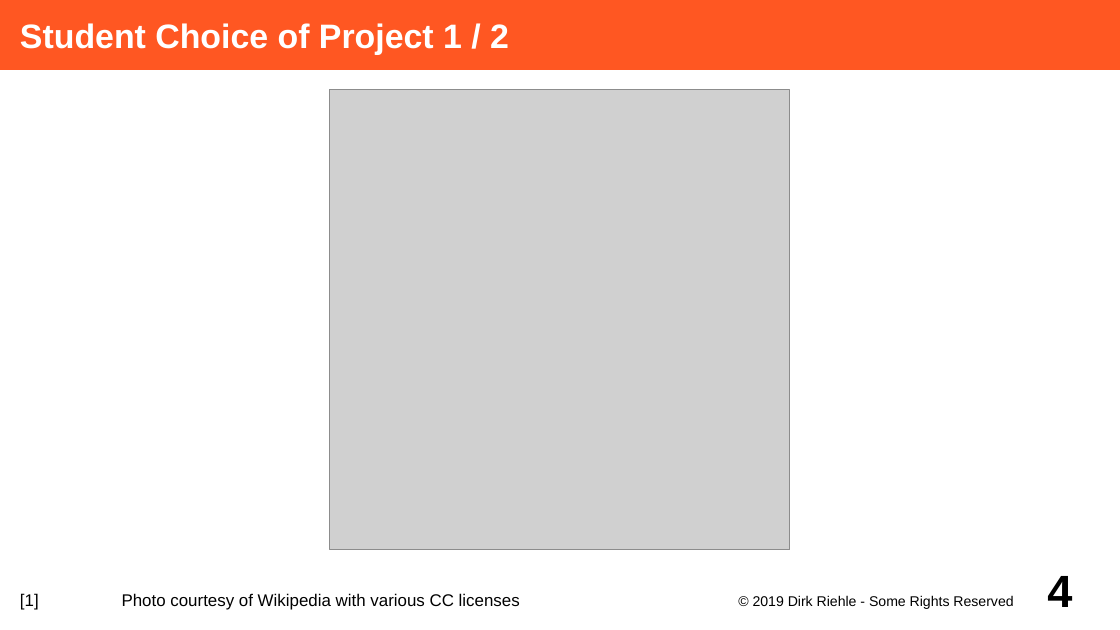
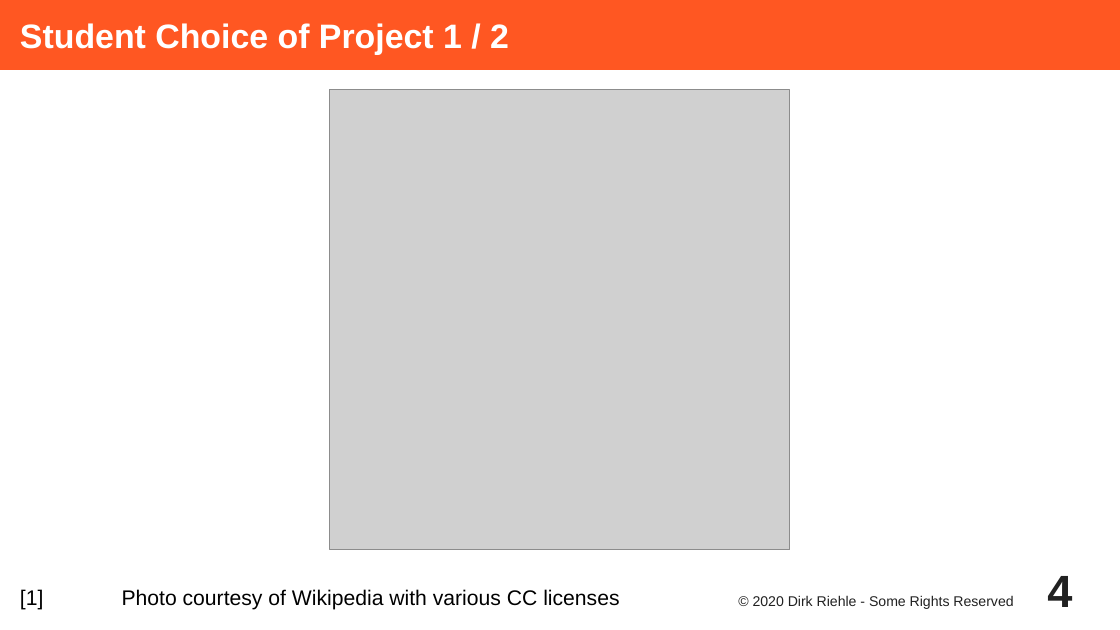
Before and after one commit to dirkriehle/adap-course, a slide deck: slide 4 of Lecture Slides/ADAP A01 - Course Introduction.odp. Drawn at 1120x630 pixels with LibreOffice and Linux fonts; fonts in the diff are those of the drawing; grey boxes stand for pictures. Boxes give left, top, right and bottom in pixels: in the first picture for what was removed or moved away, otherwise in the second. Text is boxed around its words. In the diff, an @@ line names an element or a change of style, - is before the commit and + after.

```diff
--- a/Lecture Slides/ADAP A01 - Course Introduction.odp
+++ b/Lecture Slides/ADAP A01 - Course Introduction.odp
@@ text "[1] Photo courtesy of Wikipedia ..." at [20, 589, 619, 610]: size 12 to 15 pt @@
@@ page number at [1047, 576, 1072, 607]: text colour #000000 to #212121 @@
@@ text at [753, 595, 1013, 609]: text changed; text colour #000000 to #212121 @@
-© 2019 Dirk Riehle - Some Rights Reserved
+© 2020 Dirk Riehle - Some Rights Reserved
```
Also in this commit, not shown: 18 other slides changed, 2 slides added, 1 slide removed, 24 other files.
